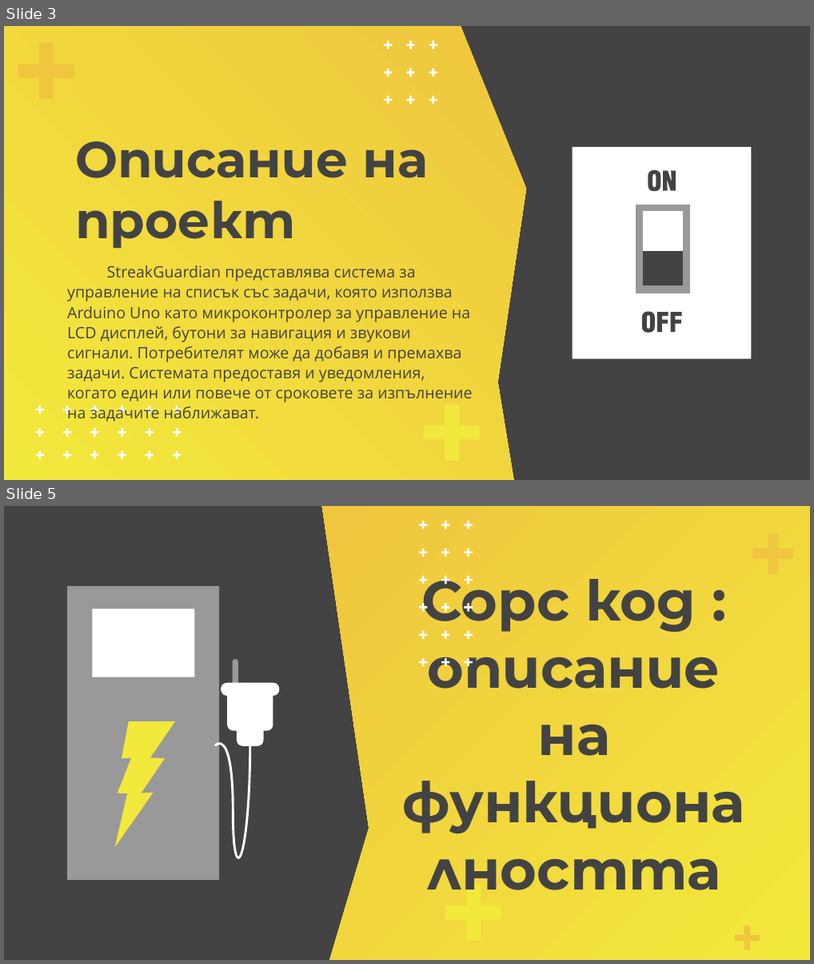
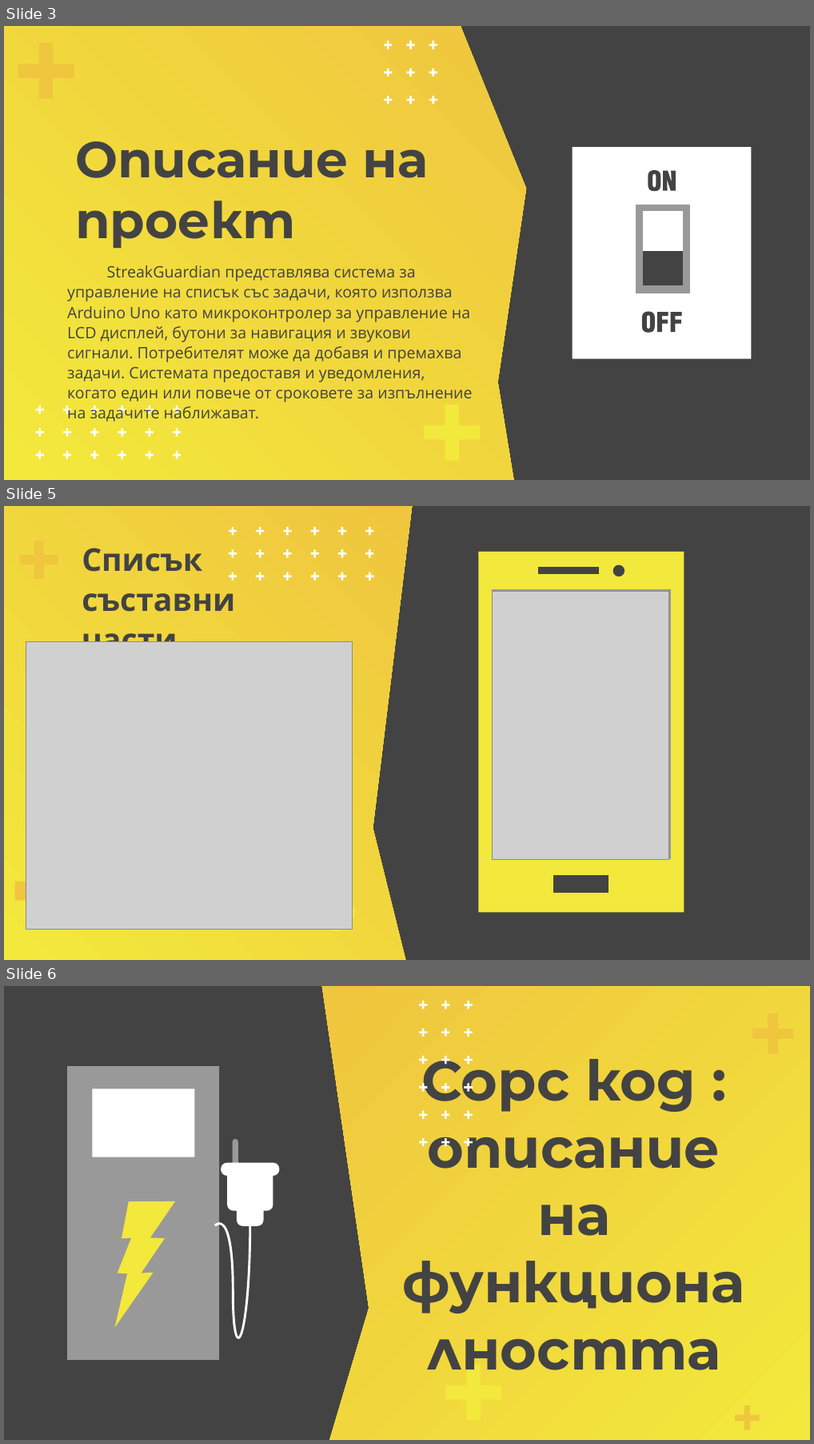
Before and after one commit to nikolaytabalyov/StreakGuardian, a slide deck: documents/Презентация - StreakGuardian.pptx. Shown one above the other, each under a label of ours: slides 3 and 5 before the commit, slides 3, 5 and 6 after it; the slides between them are not shown. The pictures are 814x964 and 814x1444 pixels, drawn with LibreOffice and Linux fonts; fonts in the diff are those of the drawing; grey boxes stand for pictures. Boxes give left, top, right and bottom in pixels: in the first picture for what was removed or moved away, otherwise in the second. Text is boxed around its words. In the diff, an @@ line names an element or a change of style, - is before the commit and + after.

```diff
--- a/documents/Презентация - StreakGuardian.pptx
+++ b/documents/Презентация - StreakGuardian.pptx
@@ slide 5 added at (4,506,810,960), background #434343 @@
@@ freeform shape added at (4,506,412,959), fill gradient #F3E83C to #EFC63E @@
@@ group added at (228,527,374,580): 18 freeform shapes @@
@@ freeform shape added at (20,540,58,579), fill #EFC63E @@
@@ subtitle added at (82,548,235,660), 28 pt, text #434343, bold @@
+Списък съставни части
@@ picture added at (492,591,670,860) @@
@@ picture added at (26,641,353,928) @@
@@ freeform shape added at (15,853,90,928), fill #EFC63E @@
@@ group added at (479,552,685,912): 4 freeform shapes, 1 rectangle @@
@@ freeform shape added at (317,893,354,931), fill #F3E83C @@
@@ what was slide 5 is now slide 6 @@
```
Also in this commit, not shown: 1 slide changed, 1 other slide added, 1 slide removed, 1 other file.
